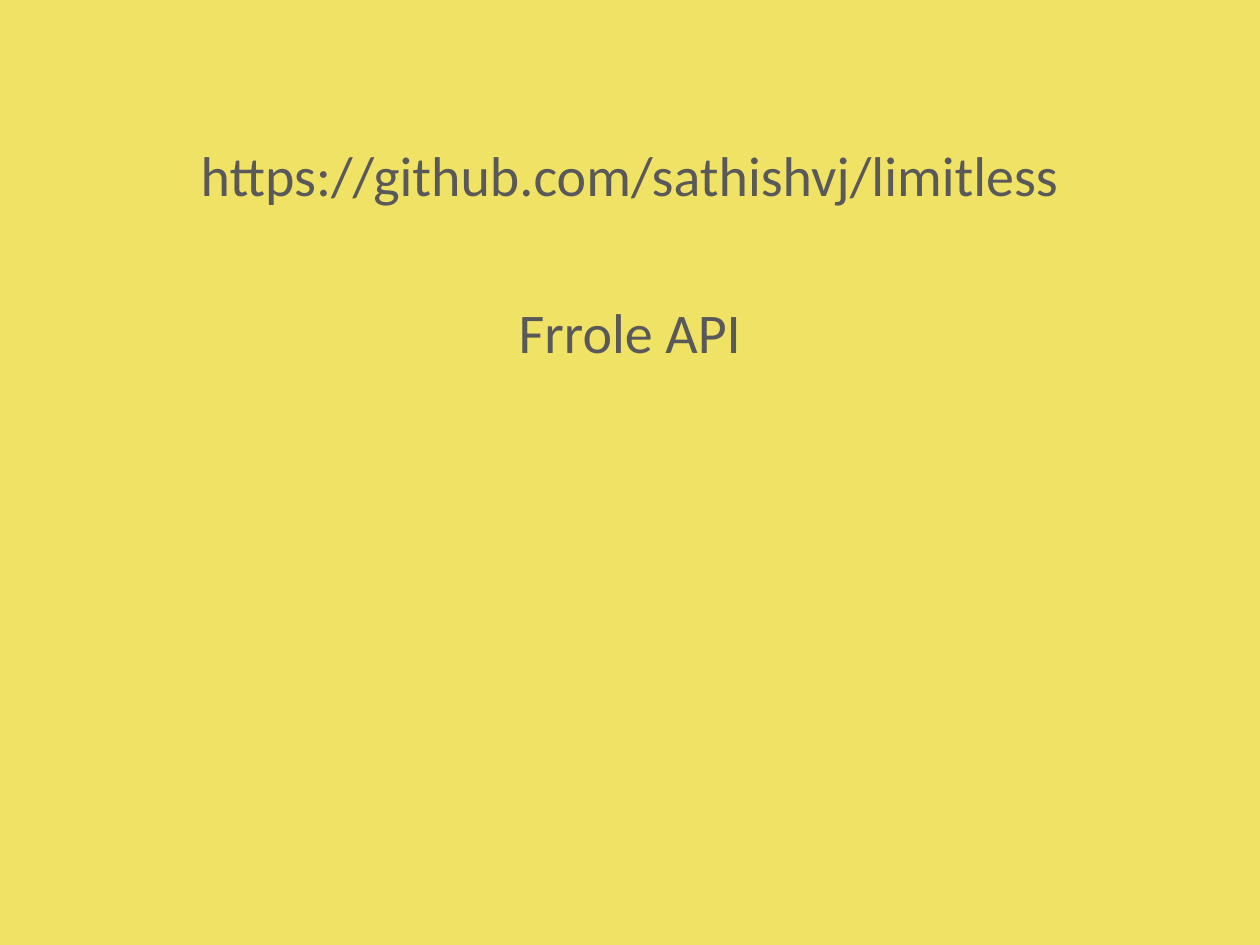
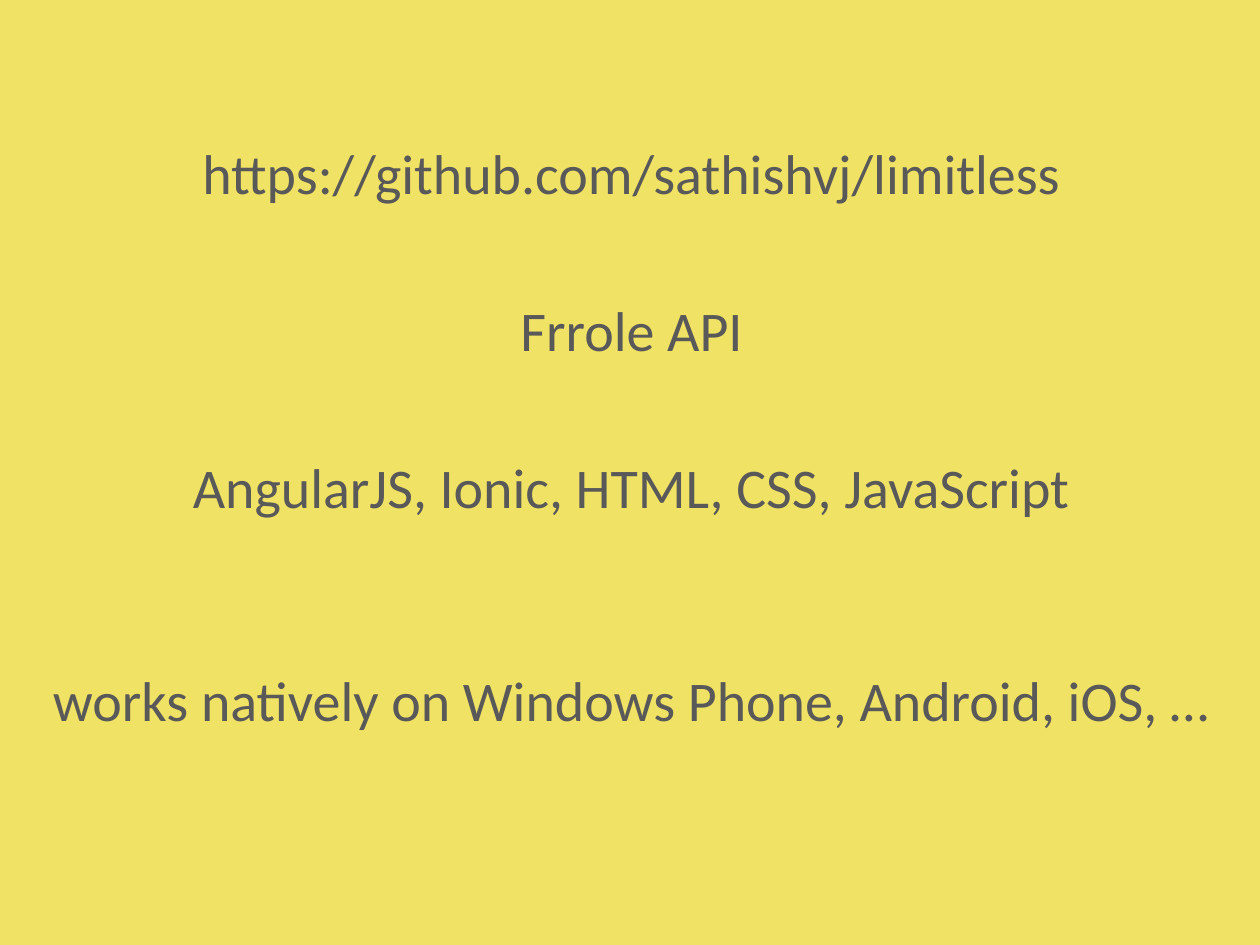
Before and after one commit to sathishvj/limitless, a slide deck: slide 2 of misc/ppt/limitless.pptx. Drawn at 1260x945 pixels with LibreOffice and Linux fonts; fonts in the diff are those of the drawing. Boxes give left, top, right and bottom in pixels: in the first picture for what was removed or moved away, otherwise in the second. Text is boxed around its words. In the diff, an @@ line names an element or a change of style, - is before the commit and + after.

Commit message:
updated ppt

```diff
--- a/misc/ppt/limitless.pptx
+++ b/misc/ppt/limitless.pptx
@@ text "https://github.com/sathishvj/limitless": place and size @@
-text "https://github.com/sathishvj/limitless" at box(201, 157, 1058, 354)
+text "https://github.com/sathishvj/limitless" at box(53, 155, 1158, 730)
@@ text at box(53, 469, 1158, 730): paragraphs added @@
+AngularJS, Ionic, HTML, CSS, JavaScript
+works natively on Windows Phone, Android, iOS, …
```
Also in this commit, not shown: 2 other slides changed, 6 slides added, 1 slide removed.
